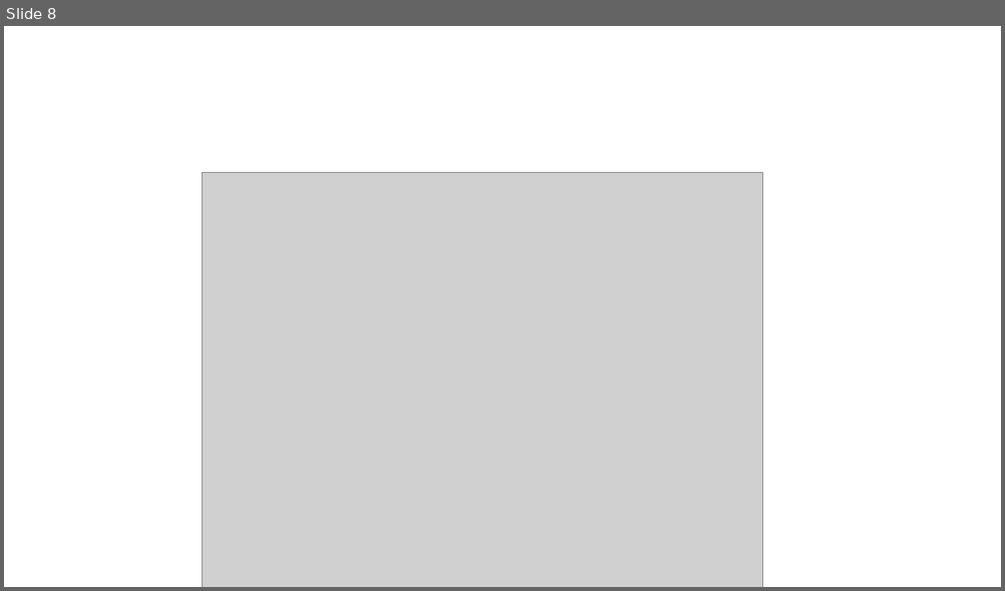
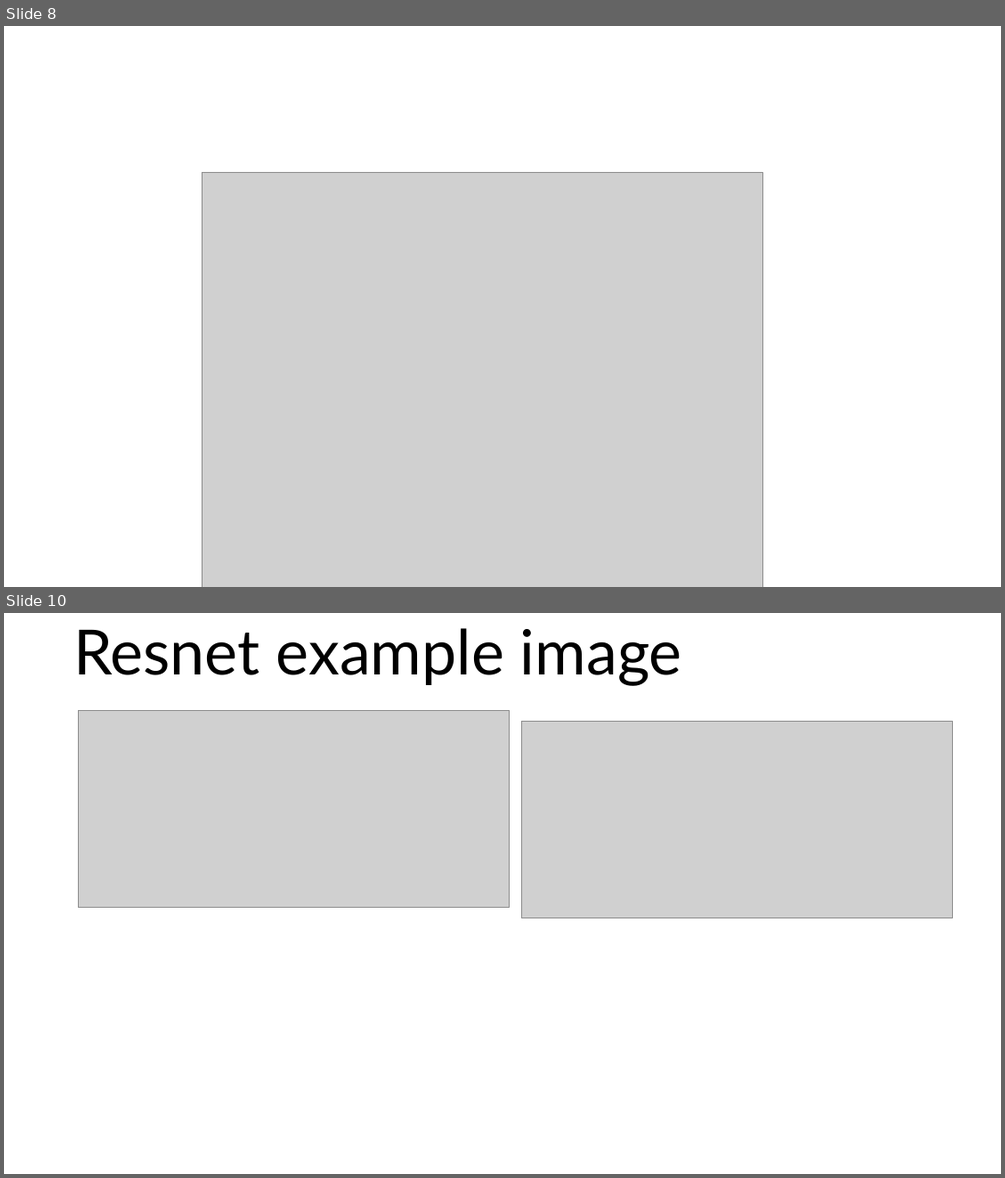
Before and after one commit to JakobFugl/scrandle_ml_project, a slide deck: Chris_workspace/Chris slides.pptx. Shown one above the other, each under a label of ours: slide 8 before the commit, slides 8 and 10 after it; the slides between them are not shown. The pictures are 1005x591 and 1005x1178 pixels, drawn with LibreOffice and Linux fonts; fonts in the diff are those of the drawing; grey boxes stand for pictures. Boxes give left, top, right and bottom in pixels: in the first picture for what was removed or moved away, otherwise in the second. Text is boxed around its words. In the diff, an @@ line names an element or a change of style, - is before the commit and + after.

```diff
--- a/Chris_workspace/Chris slides.pptx
+++ b/Chris_workspace/Chris slides.pptx
@@ slide 10 added at (x1=4, y1=613, x2=1001, y2=1174), background #FFFFFF @@
@@ title added at (x1=73, y1=628, x2=682, y2=686), 60 pt, text #000000 @@
+Resnet example image
@@ picture added at (x1=79, y1=710, x2=510, y2=908) @@
@@ picture added at (x1=521, y1=722, x2=952, y2=919) @@
```
Also in this commit, not shown: 4 slides changed, 1 other slide added, 2 other files.
